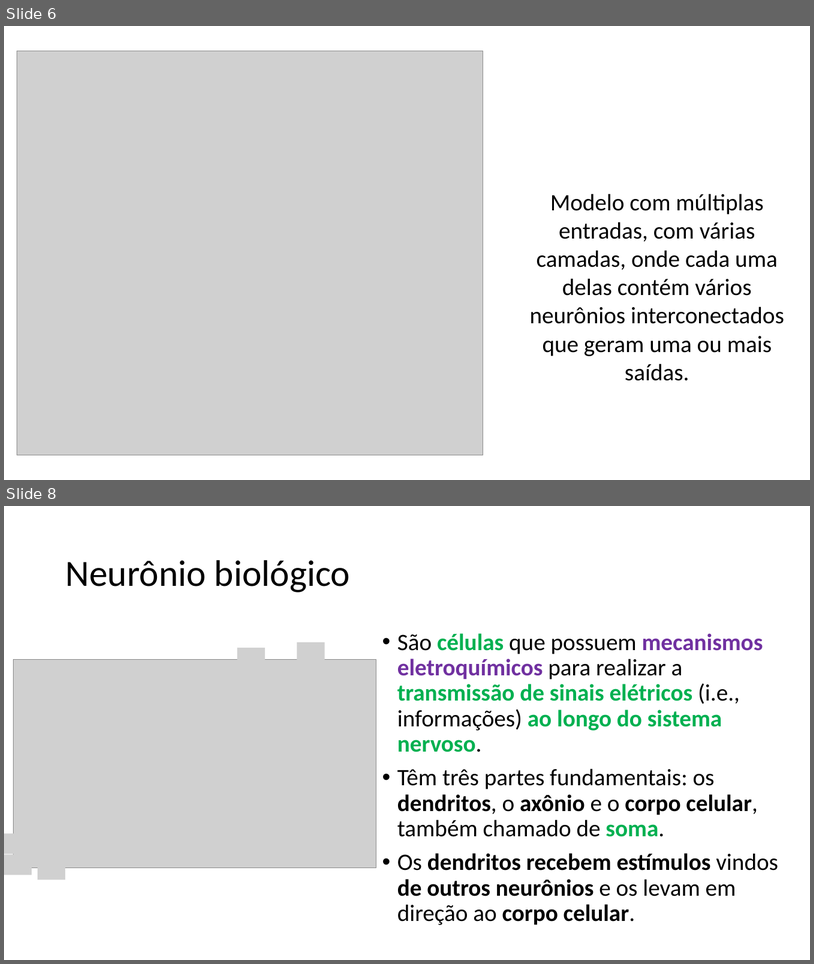
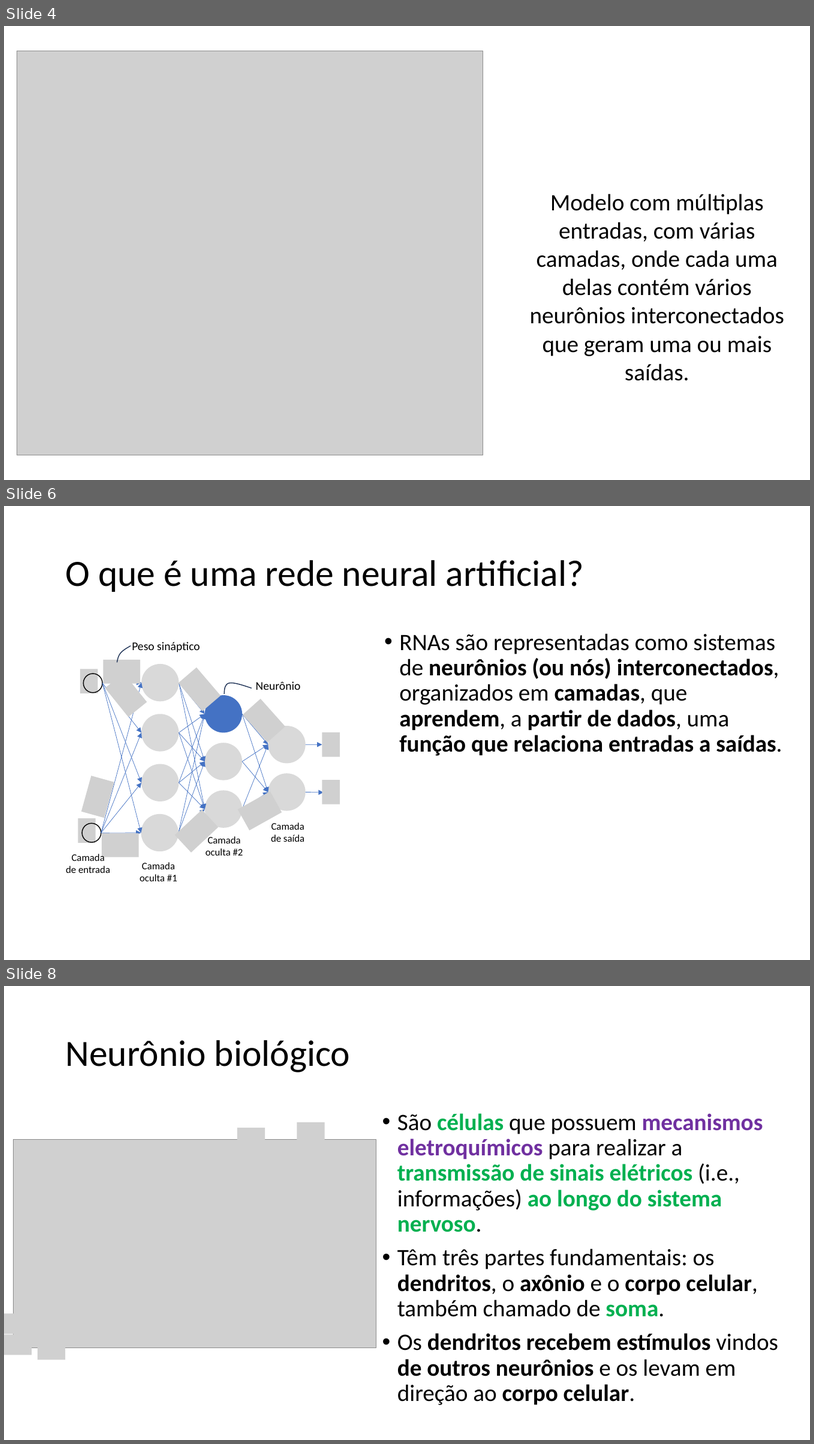
Before and after one commit to zz4fap/c24_inteligencia_artificial, a slide deck: slides/C24_MLP.pptx. Shown one above the other, each under a label of ours: slides 6 and 8 before the commit, slides 4, 6 and 8 after it; the slides between them are not shown. The pictures are 814x964 and 814x1444 pixels, drawn with LibreOffice and Linux fonts; fonts in the diff are those of the drawing; grey boxes stand for pictures. Boxes give left, top, right and bottom in pixels: in the first picture for what was removed or moved away, otherwise in the second. Text is boxed around its words. In the diff, an @@ line names an element or a change of style, - is before the commit and + after.

```diff
--- a/slides/C24_MLP.pptx
+++ b/slides/C24_MLP.pptx
@@ slide 6 added at (x1=4, y1=506, x2=810, y2=960), background #FFFFFF @@
@@ title added at (x1=65, y1=560, x2=584, y2=592), 44 pt, text #000000 @@
+O que é uma rede neural artificial?
@@ text added at (x1=399, y1=633, x2=782, y2=756), 28 pt, text #000000, bold @@
+• RNAs são representadas como sistemas de neurônios (ou nós) interconectados, organizados em camadas, que aprendem, a partir de dados, uma função que relaciona entradas a saídas.
@@ group added at (x1=66, y1=642, x2=340, y2=881): 28 arrows, 12 pictures, 11 ellipses, 6 texts, 2 freeform shapes @@
+Neurônio
+Peso sináptico
+Camada de entrada
+Camada oculta #1
+Camada oculta #2
+Camada de saída
@@ what was slide 6 is now slide 4 @@
```
Also in this commit, not shown: 3 slides changed, 12 other slides added, 11 slides removed.
